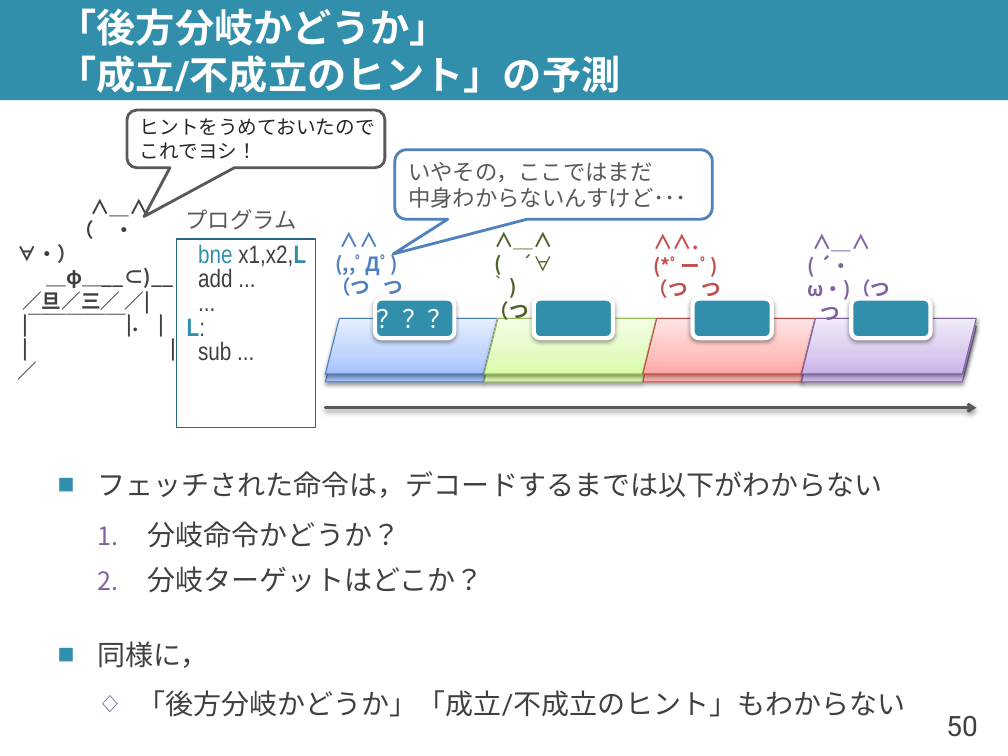
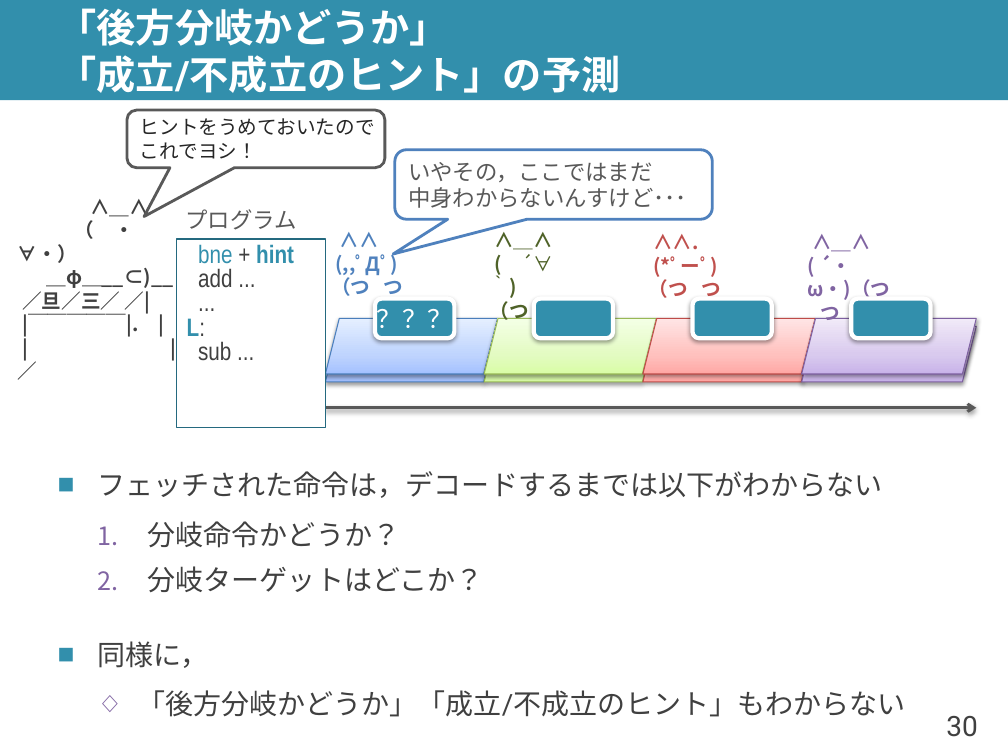
Before and after one commit to shioyadan/advanced-computer-organization, a slide deck: slide 30 of aco-shioya-06.pptx (slide 50 before the commit). Drawn at 1008x756 pixels with LibreOffice and Linux fonts; fonts in the diff are those of the drawing. Boxes give left, top, right and bottom in pixels: in the first picture for what was removed or moved away, otherwise in the second. Text is boxed around its words. In the diff, an @@ line names an element or a change of style, - is before the commit and + after.

```diff
--- a/aco-shioya-06.pptx
+++ b/aco-shioya-06.pptx
@@ rectangle "bne + hint": place and size @@
-rectangle "bne + hint" at bbox=[176, 239, 316, 427]
+rectangle "bne + hint" at bbox=[176, 239, 326, 427]
@@ text in rectangle at bbox=[198, 244, 294, 269]: text changed; text colour #404040 to #328FAC @@
-bne x1,x2,L
+bne + hint
@@ page number at bbox=[946, 716, 977, 737]: text changed @@
-50
+30
```
Also in this commit, not shown: 8 other slides changed, 15 slides added, 19 slides removed, 1 other file.
